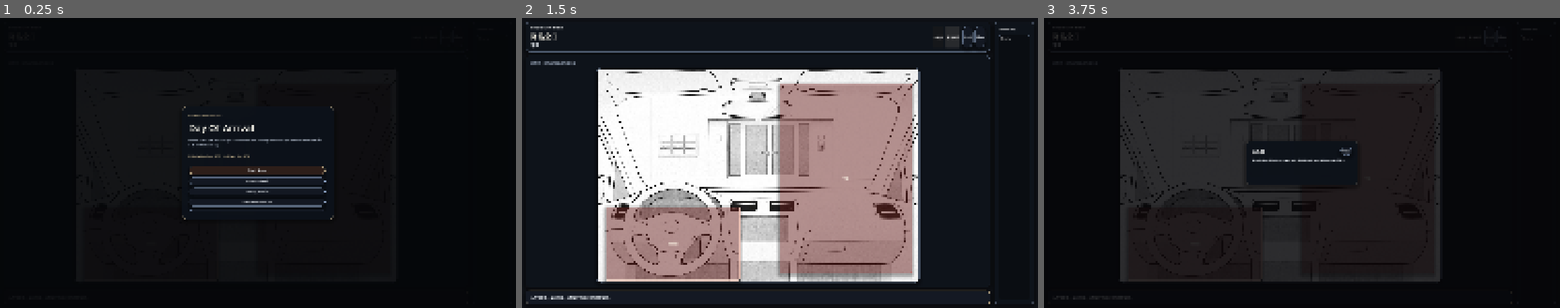
Above: before the commit, frames 1-3 (left to right).
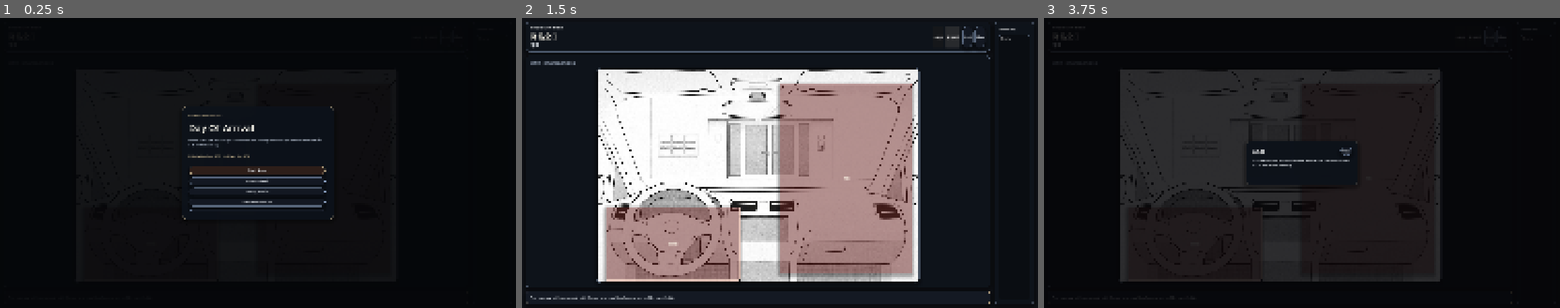
Above: after the commit, the same moments.

Repository: vshi0122/horrorgame
Game: Godot game, scene res://godot/scenes/main/main.tscn
Same seed, same stepped clock (60 frames per second), same inputs: the game is played once before the commit and once after it.
Inputs:
- Up to frame 1 (0.25 s): no input
- Up to frame 2 (1.5 s): click "Wake Up Again" at 0.5 s; click "重新开始" at 1.25 s
- Up to frame 3 (3.75 s): click "重新开始" at 2 s; click "主界面" at 2.75 s; click "Goal" at 3.5 s

The runs differ from the first frame. In frame 2, 2.7% of the frame differs, in the area x 0-77%, y 17-98%; in frame 3, 0.1%.

Commit message:
Require selecting inventory items for interactions

Diff:
--- a/godot/scripts/core/game_state.gd
+++ b/godot/scripts/core/game_state.gd
@@ -7,6 +7,7 @@
 var objective_text: String = ""
 var message_text: String = ""
 var inventory: Array[String] = []
+var selected_inventory_item: String = ""
 var unlocked_documents: Array[Dictionary] = []
 var archived_documents: Array[Dictionary] = []
 var unlocked_endings: Array[String] = []
@@ -24,9 +25,10 @@
 
 func reset() -> void:
 	current_room_id = START_ROOM_ID
-	objective_text = "先在驾驶座拿钥匙串，然后下车去停车场打开后备箱取出番茄酱。"
-	message_text = "你在驾驶座上猛地惊醒，公寓楼正静静立在挡风玻璃前。"
+	objective_text = "Find the keyring in the driver seat, then leave the car and open the trunk for the ketchup."
+	message_text = "You wake up in the driver seat with the apartment building looming beyond the windshield."
 	inventory.clear()
+	selected_inventory_item = ""
 	unlocked_documents.clear()
 	flags = {
 		"woke_up": false,
@@ -94,10 +96,39 @@
 	return inventory.has(item_id)
 
 
+func select_item(item_id: String) -> void:
+	if item_id == "" or not inventory.has(item_id):
+		return
+	selected_inventory_item = item_id
+	emit_signal("hud_changed")
+
+
+func clear_selected_item() -> void:
+	if selected_inventory_item == "":
+		return
+	selected_inventory_item = ""
+	emit_signal("hud_changed")
+
+
+func toggle_selected_item(item_id: String) -> void:
+	if item_id == "" or not inventory.has(item_id):
+		return
+	if selected_inventory_item == item_id:
+		clear_selected_item()
+		return
+	select_item(item_id)
+
+
+func is_item_selected(item_id: String) -> bool:
+	return selected_inventory_item == item_id
+
+
 func remove_item(item_id: String) -> void:
 	if not inventory.has(item_id):
 		return
 	inventory.erase(item_id)
+	if selected_inventory_item == item_id:
+		selected_inventory_item = ""
 	emit_signal("hud_changed")
 
 
--- a/godot/scripts/core/scene_router.gd
+++ b/godot/scripts/core/scene_router.gd
@@ -72,7 +72,6 @@
 	return first_match
 
 
-
 func is_interaction_available(interaction: Dictionary) -> bool:
 	var requires_item: String = interaction.get("requires_item", "")
 	if requires_item != "" and not GameState.has_item(requires_item):
@@ -91,6 +90,28 @@
 		return false
 
 	return true
+
+
+func is_interaction_ready(interaction: Dictionary) -> bool:
+	if not is_interaction_available(interaction):
+		return false
+
+	var requires_item: String = interaction.get("requires_item", "")
+	if requires_item != "" and not GameState.is_item_selected(requires_item):
+		return false
+
+	return true
+
+
+func get_interaction_block_message(interaction: Dictionary) -> String:
+	var requires_item: String = interaction.get("requires_item", "")
+	if requires_item != "" and GameState.has_item(requires_item) and not GameState.is_item_selected(requires_item):
+		var custom_message := String(interaction.get("requires_item_message", ""))
+		if custom_message != "":
+			return custom_message
+		return "Select %s before using it here." % requires_item
+
+	return "That does not seem possible yet."
 
 
 func apply_interaction(interaction_id: String) -> void:
@@ -102,6 +123,9 @@
 			first_match = interaction
 		if not is_interaction_available(interaction):
 			GameState.set_message("That does not seem possible yet.")
+			continue
+		if not is_interaction_ready(interaction):
+			GameState.set_message(get_interaction_block_message(interaction))
 			continue
 
 		var next_flag: String = interaction.get("sets_flag", "")
@@ -184,4 +208,4 @@
 		return
 
 	if not first_match.is_empty():
-		GameState.set_message("That does not seem possible yet.")
+		GameState.set_message(get_interaction_block_message(first_match))
--- a/godot/scripts/main/main.gd
+++ b/godot/scripts/main/main.gd
@@ -199,6 +199,10 @@
 
 	var interaction: Dictionary = SceneRouter.get_interaction(GameState.current_room_id, interaction_id)
 	if interaction.is_empty():
+		return
+	if not SceneRouter.is_interaction_ready(interaction):
+		GameState.set_message(SceneRouter.get_interaction_block_message(interaction))
+		_refresh_hud()
 		return
 
 	var inspect_data: Dictionary = interaction.get("inspect", {})
--- a/godot/scripts/ui/hud.gd
+++ b/godot/scripts/ui/hud.gd
@@ -5,6 +5,8 @@
 
 func _ready() -> void:
 	GameState.hud_changed.connect(refresh)
+	inventory_value.allow_reselect = true
+	inventory_value.item_clicked.connect(_on_inventory_item_clicked)
 	refresh()
 
 
@@ -14,3 +16,30 @@
 		inventory_value.add_item(item_id)
 	if GameState.inventory.is_empty():
 		inventory_value.add_item("Empty")
+		inventory_value.deselect_all()
+		return
+
+	if GameState.selected_inventory_item == "":
+		inventory_value.deselect_all()
+		return
+
+	var selected_index := GameState.inventory.find(GameState.selected_inventory_item)
+	if selected_index >= 0:
+		inventory_value.select(selected_index)
+	else:
+		inventory_value.deselect_all()
+
+
+func _on_inventory_item_clicked(index: int, _at_position: Vector2, mouse_button_index: int) -> void:
+	if mouse_button_index != MOUSE_BUTTON_LEFT:
+		return
+	if index < 0 or index >= GameState.inventory.size():
+		return
+
+	var item_id := GameState.inventory[index]
+	var was_selected := GameState.is_item_selected(item_id)
+	GameState.toggle_selected_item(item_id)
+	if was_selected:
+		GameState.set_message("Put away: %s" % item_id)
+	else:
+		GameState.set_message("Selected: %s" % item_id)
Not shown, added: .gitattributes
